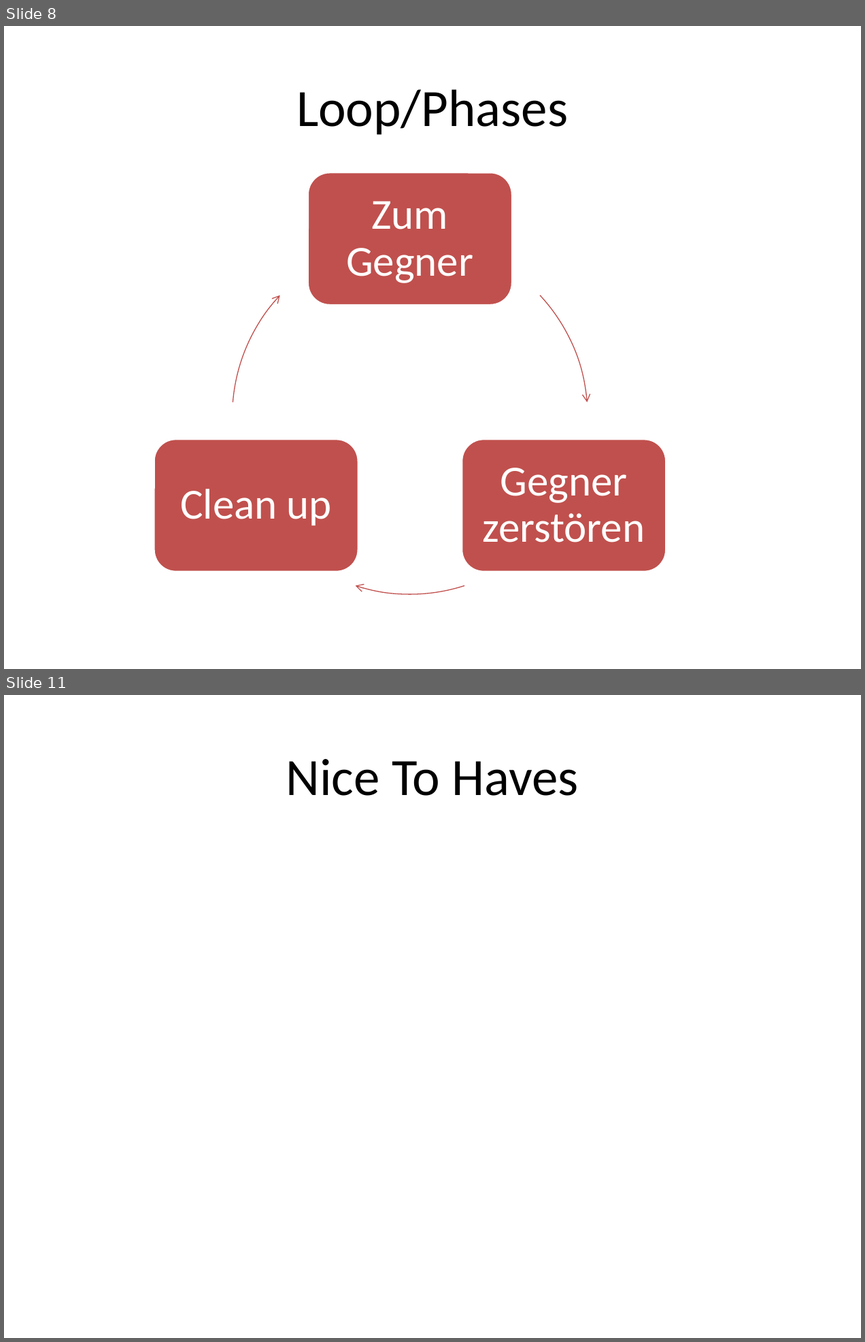
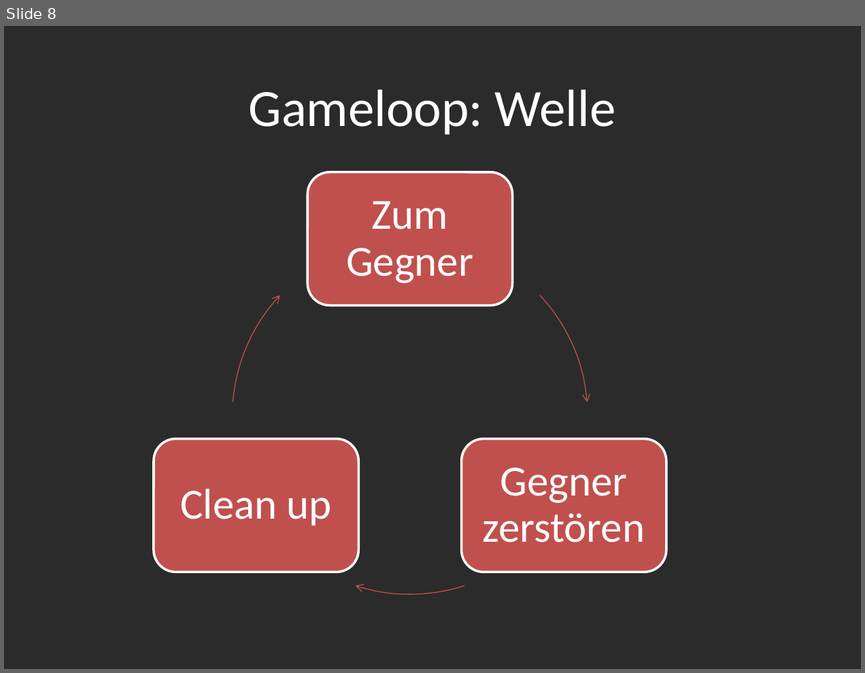
Before and after one commit to Assertores/HammerMan, a slide deck: Documentation/Hammer Man.pptx. Shown one above the other, each under a label of ours: slides 8 and 11 before the commit, slide 8 after it; the slides between them are not shown. The pictures are 865x1342 and 865x673 pixels, drawn with LibreOffice and Linux fonts; fonts in the diff are those of the drawing; background and template pictures are left out; a plain dark background stands for a picture behind light text. Boxes give left, top, right and bottom in pixels: in the first picture for what was removed or moved away, otherwise in the second. Text is boxed around its words. In the diff, an @@ line names an element or a change of style, - is before the commit and + after.

```diff
--- a/Documentation/Hammer Man.pptx
+++ b/Documentation/Hammer Man.pptx
@@ slide 11 removed at (x1=4, y1=695, x2=861, y2=1338), background #FFFFFF @@
@@ title removed at (x1=286, y1=759, x2=579, y2=796) @@
-Nice To Haves
@@ slide 8 changed as well @@
@@ background #FFFFFF to picture (left out) @@
@@ title at (x1=249, y1=89, x2=616, y2=135): text changed; text colour #000000 to #FFFFFF @@
-Loop/Phases
+Gameloop: Welle
```
Also in this commit, not shown: 10 other slides changed, 3 slides added, 1 other slide removed, 5 other files.
